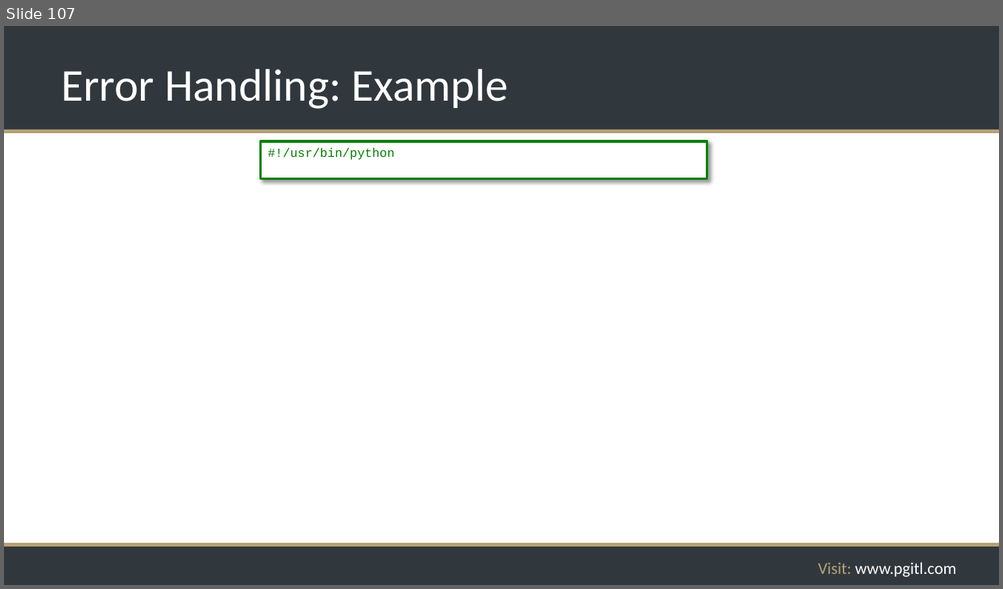
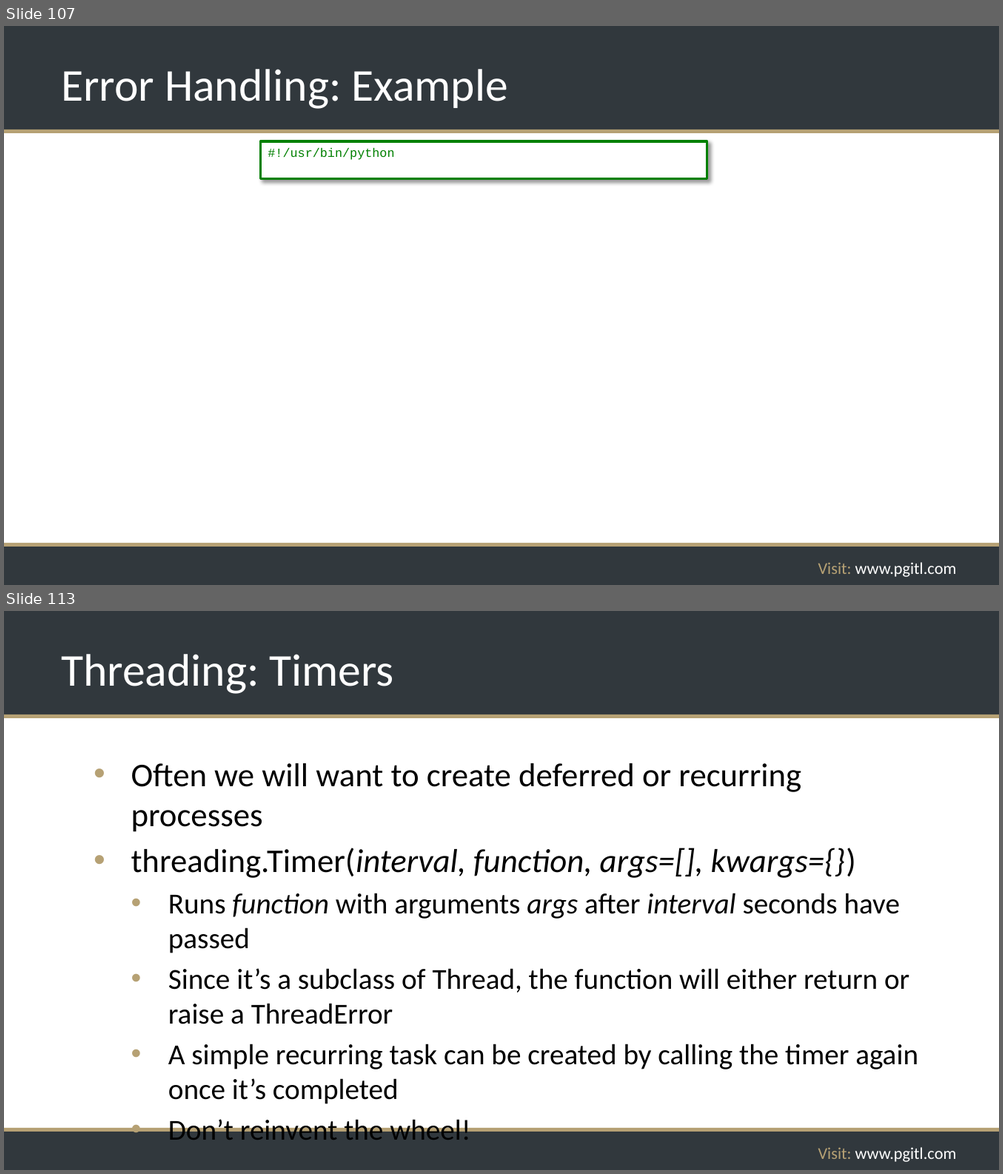
Before and after one commit to rikkouri/project-a, a slide deck: Programming Foundations.pptx. Shown one above the other, each under a label of ours: slide 107 before the commit, slides 107 and 113 after it; the slides between them are not shown. The pictures are 1003x589 and 1003x1174 pixels, drawn with LibreOffice and Linux fonts; fonts in the diff are those of the drawing; background and template pictures are left out. Boxes give left, top, right and bottom in pixels: in the first picture for what was removed or moved away, otherwise in the second. Text is boxed around its words. In the diff, an @@ line names an element or a change of style, - is before the commit and + after.

Commit message:
Threading slides

```diff
--- a/Programming Foundations.pptx
+++ b/Programming Foundations.pptx
@@ slide 113 added at [4,611,999,1170], background #FFFFFF; not listed: 5 template elements that a slide beside it also shows @@
@@ title added at [61,654,394,694], 44 pt, text #FFFFFF @@
+Threading: Timers
@@ text added at [131,763,918,1105], 28 pt, text #000000 @@
+• Often we will want to create deferred or recurring processes
+• threading.Timer(interval, function, args=[], kwargs={})
+  • Runs function with arguments args after interval seconds have passed
+  • Since it’s a subclass of Thread, the function will either return or raise a ThreadError
+  • A simple recurring task can be created by calling the timer again once it’s completed
+  • Don’t reinvent the wheel!
```
Also in this commit, not shown: 6 other slides added.
